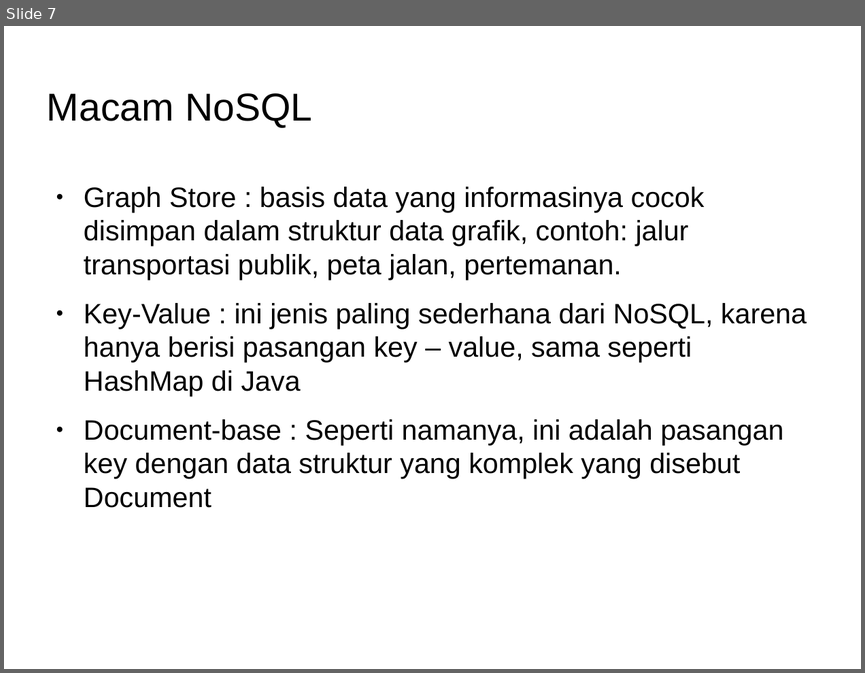
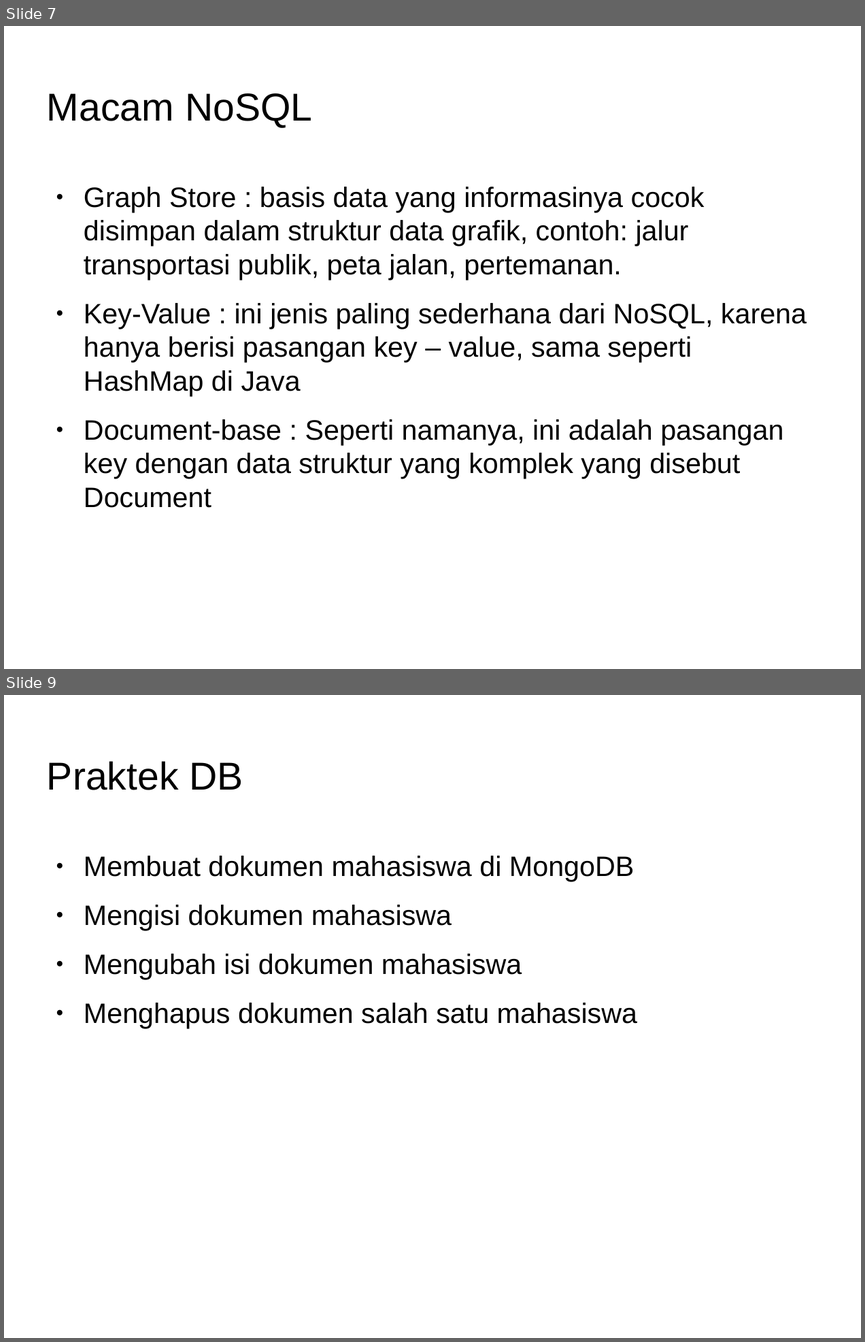
Before and after one commit to Dickyfathur7/pemrograman-komputer-2, a slide deck: 06-db-and-nosql-BELUM-SELESAI/slide-db-and-nosql.odp. Shown one above the other, each under a label of ours: slide 7 before the commit, slides 7 and 9 after it; the slides between them are not shown. The pictures are 865x673 and 865x1342 pixels, drawn with LibreOffice and Linux fonts; fonts in the diff are those of the drawing; background and template pictures are left out. Boxes give left, top, right and bottom in pixels: in the first picture for what was removed or moved away, otherwise in the second. Text is boxed around its words. In the diff, an @@ line names an element or a change of style, - is before the commit and + after.

```diff
--- a/06-db-and-nosql-BELUM-SELESAI/slide-db-and-nosql.odp
+++ b/06-db-and-nosql-BELUM-SELESAI/slide-db-and-nosql.odp
@@ slide 9 added at bbox=[4, 695, 861, 1338], background picture (left out) @@
@@ title added at bbox=[47, 761, 243, 790], 36 pt, text #000000 @@
+Praktek DB
@@ text added at bbox=[84, 855, 637, 1028], 26 pt, text #000000 @@
+● Membuat dokumen mahasiswa di MongoDB
+● Mengisi dokumen mahasiswa
+● Mengubah isi dokumen mahasiswa
+● Menghapus dokumen salah satu mahasiswa
```
Also in this commit, not shown: 1 slide changed, 1 other slide added.
